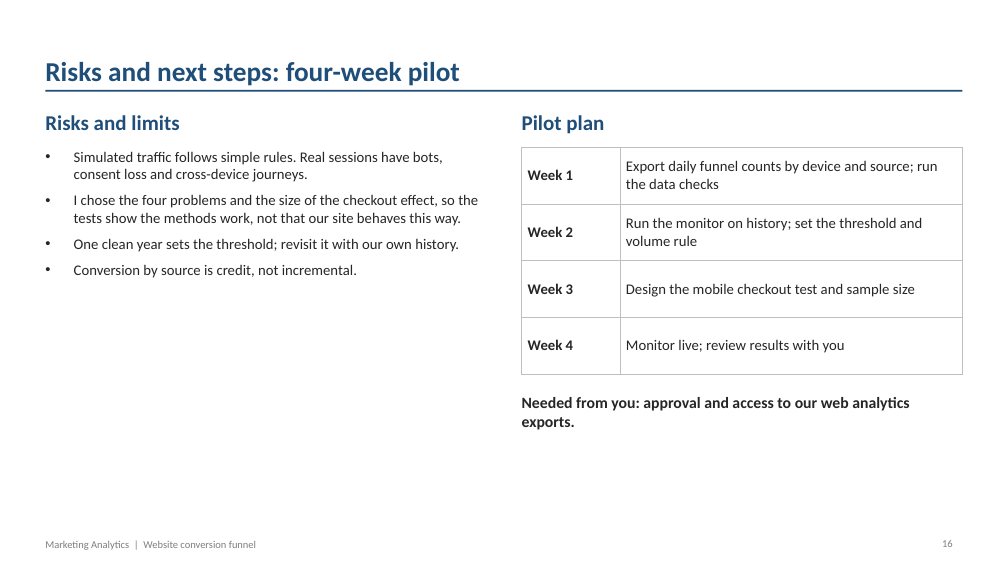
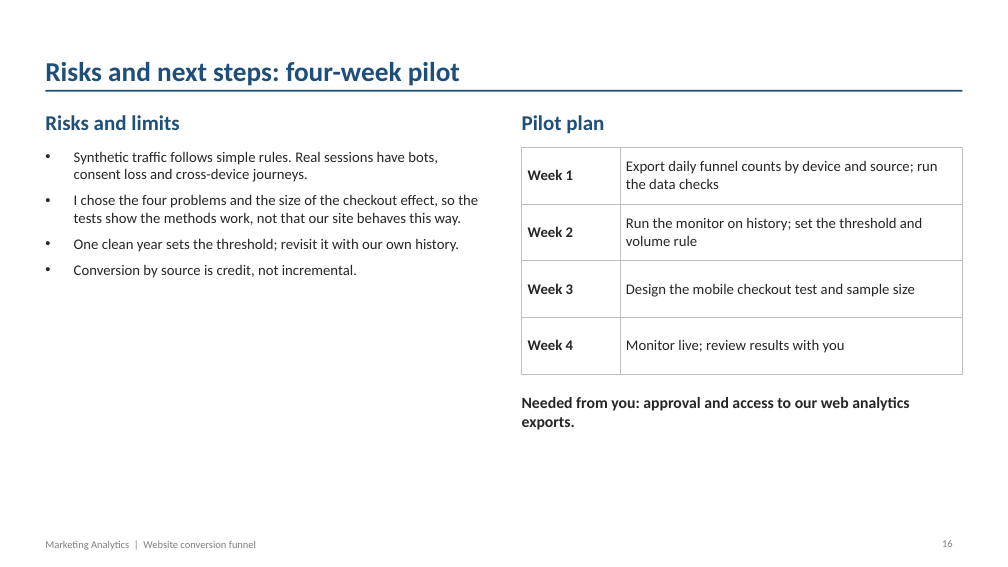
Before and after one commit to fanisridhar/sridhareguram.github.io, a slide deck: slide 16 of new-projects/Website_Funnel_Checkout_Report.pptx. Drawn at 1008x567 pixels with LibreOffice and Linux fonts; fonts in the diff are those of the drawing. Boxes give left, top, right and bottom in pixels: in the first picture for what was removed or moved away, otherwise in the second. Text is boxed around its words. In the diff, an @@ line names an element or a change of style, - is before the commit and + after.

```diff
--- a/new-projects/Website_Funnel_Checkout_Report.pptx
+++ b/new-projects/Website_Funnel_Checkout_Report.pptx
@@ text at box(74, 151, 438, 182): text changed @@
-• Simulated traffic follows simple rules. Real sessions have bots, consent loss and cross-device journeys.
+• Synthetic traffic follows simple rules. Real sessions have bots, consent loss and cross-device journeys.
```
Also in this commit, not shown: 2 other slides changed, 5 other files.
